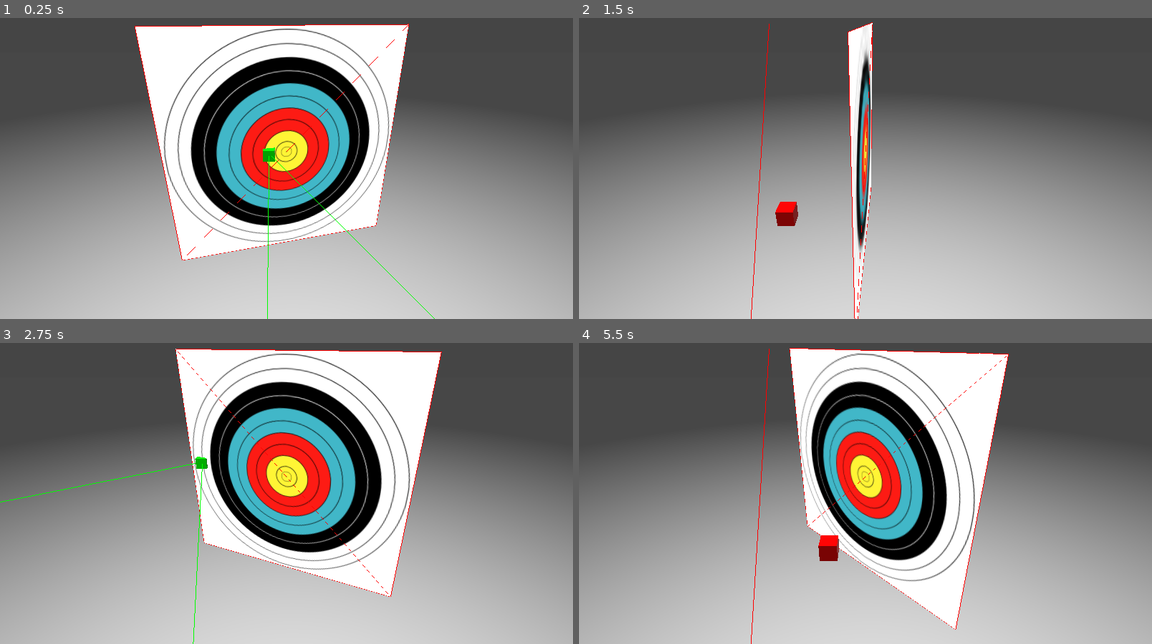
Above: before the commit, frames 1-4 (two rows, left to right).
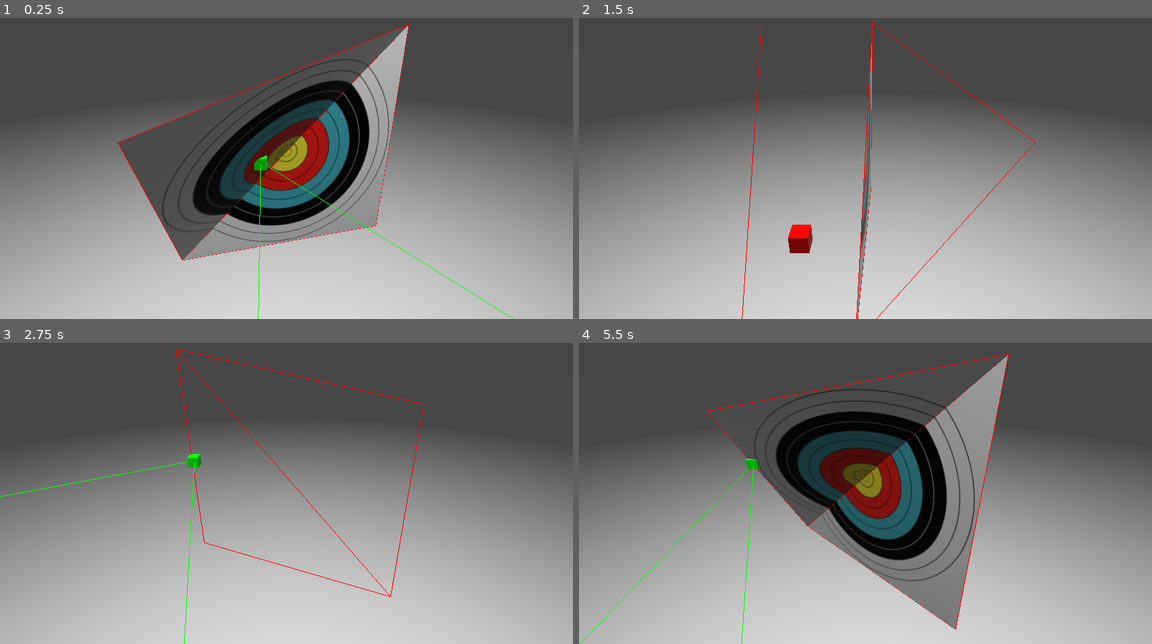
Above: after the commit, the same moments.

Repository: JohnMeadow1/GodotGeometryElements
Game: Godot game, scene res://main.tscn
Same seed, same stepped clock (60 frames per second), same inputs: the game is played once before the commit and once after it.
Inputs (mouse positions are in pixels of both pictures, inside the frame that each line leads up to):
- Up to frame 1 (0.25 s): no input
- Up to frame 2 (1.5 s): move the mouse to (991, 135) at 0.52 s; click (991, 135) at 0.67 s; move the mouse to (750, 168) at 1.27 s; click (750, 168) at 1.42 s
- Up to frame 3 (2.75 s): move the mouse to (343, 403) at 2.02 s; click (343, 403) at 2.17 s
- Up to frame 4 (5.5 s): move the mouse to (836, 544) at 2.77 s; click (836, 544) at 2.92 s; move the mouse to (1037, 526) at 3.52 s; click (1037, 526) at 3.67 s; move the mouse to (693, 427) at 4.27 s; click (693, 427) at 4.42 s; move the mouse to (894, 475) at 5.02 s; click (894, 475) at 5.17 s

The runs differ from the first frame. In frame 1, 28% of the frame differs, in the area x 20-90%, y 1-100%; in frame 2, 3.8%; in frame 3, 29%, in the area x 0-78%, y 1-100%; in frame 4, 24%.

Commit message:
Added target rotation again

Diff:
--- a/godot_3/final/ray_triangle_intersection/main.gd
+++ b/godot_3/final/ray_triangle_intersection/main.gd
@@ -20,7 +20,7 @@
 func _ready():
 	$Target_geometry.rotation_degrees = Vector3(0.0,0.0,0.0)
 	$Target_wireframe.rotation_degrees = Vector3(0.0,0.0,0.0)
-	$Source.translation = Vector3(0,0,9)
+#	$Source.translation = Vector3(0,0,9)
 	generate_geometry()
 	generate_geometry_wireframe()
 
@@ -91,7 +91,7 @@
 	P1 = Vector3( -2, -2, 0 )
 	P2 = Vector3(  2, -2, 0 )
 	P3 = Vector3(  2,  2, 0 )
-	P4 = Vector3( -2,  2, 0 )#.rotated( Vector3( 1, 0, 0 ), 1 )
+	P4 = Vector3( -2,  2, 0 ).rotated( Vector3( 1, 0, 0 ), 1 )
 
 	$Target_geometry.begin( VisualServer.PRIMITIVE_TRIANGLES, null )
 
--- a/godot_3/final/ray_triangle_intersection/main.tscn
+++ b/godot_3/final/ray_triangle_intersection/main.tscn
@@ -233,7 +233,7 @@
 params_billboard_mode = 0
 params_grow = false
 params_use_alpha_scissor = false
-albedo_color = Color( 0, 1, 0, 1 )
+albedo_color = Color( 1, 0, 0, 1 )
 metallic = 0.0
 metallic_specular = 0.5
 metallic_texture_channel = 0
@@ -292,7 +292,7 @@
 params_billboard_mode = 0
 params_grow = false
 params_use_alpha_scissor = false
-albedo_color = Color( 0, 1, 0, 1 )
+albedo_color = Color( 1, 0, 0, 1 )
 metallic = 0.0
 metallic_specular = 0.5
 metallic_texture_channel = 0
@@ -379,6 +379,8 @@
 
 [node name="Enviroment" type="Node" parent="." index="0"]
 
+editor/display_folded = true
+
 [node name="Camera" type="Camera" parent="Enviroment" index="0"]
 
 transform = Transform( 1, 0, 0, 0, 0.811898, 0.583799, 0, -0.583799, 0.811898, 0, 2.95313, 3.96527 )
@@ -461,7 +463,7 @@
 
 [node name="Source" type="MeshInstance" parent="." index="2"]
 
-transform = Transform( 1, 0, 0, 0, 1, 0, 0, 0, 1, 0.44, 0, 9 )
+transform = Transform( 1, 0, 0, 0, 1, 0, 0, 0, 1, 0.07, 0, 9 )
 layers = 1
 material_override = SubResource( 5 )
 cast_shadow = 1
@@ -478,7 +480,6 @@
 
 [node name="Hit" type="MeshInstance" parent="." index="3"]
 
-transform = Transform( 1, 0, 0, 0, 1, 0, 0, 0, 1, -0.732591, 0, 1.00506 )
 layers = 1
 material_override = SubResource( 7 )
 cast_shadow = 1
@@ -508,7 +509,7 @@
 
 [node name="Target_geometry" type="ImmediateGeometry" parent="." index="5"]
 
-transform = Transform( 0.589032, 0, 0.808103, 0, 1, 0, -0.808103, 0, 0.589032, 0, 0, 0 )
+transform = Transform( 0.187131, 0, 0.982332, 0, 1, 0, -0.982332, 0, 0.187131, 0, 0, 0 )
 layers = 1
 material_override = ExtResource( 3 )
 cast_shadow = 1
@@ -522,7 +523,7 @@
 
 [node name="Target_wireframe" type="ImmediateGeometry" parent="." index="6"]
 
-transform = Transform( 0.589034, 0, 0.808107, 0, 1, 0, -0.808107, 0, 0.589034, 0, 0, 0 )
+transform = Transform( 0.187132, 0, 0.982336, 0, 1, 0, -0.982336, 0, 0.187132, 0, 0, 0 )
 layers = 1
 material_override = SubResource( 10 )
 cast_shadow = 0
--- a/godot_3/final/ray_triangle_intersection/target_material.tres
+++ b/godot_3/final/ray_triangle_intersection/target_material.tres
@@ -6,7 +6,7 @@
 
 render_priority = 0
 flags_transparent = false
-flags_unshaded = true
+flags_unshaded = false
 flags_vertex_lighting = false
 flags_no_depth_test = false
 flags_use_point_size = false
@@ -18,7 +18,7 @@
 params_diffuse_mode = 0
 params_specular_mode = 0
 params_blend_mode = 0
-params_cull_mode = 2
+params_cull_mode = 0
 params_depth_draw_mode = 0
 params_line_width = 1.0
 params_point_size = 1.0
